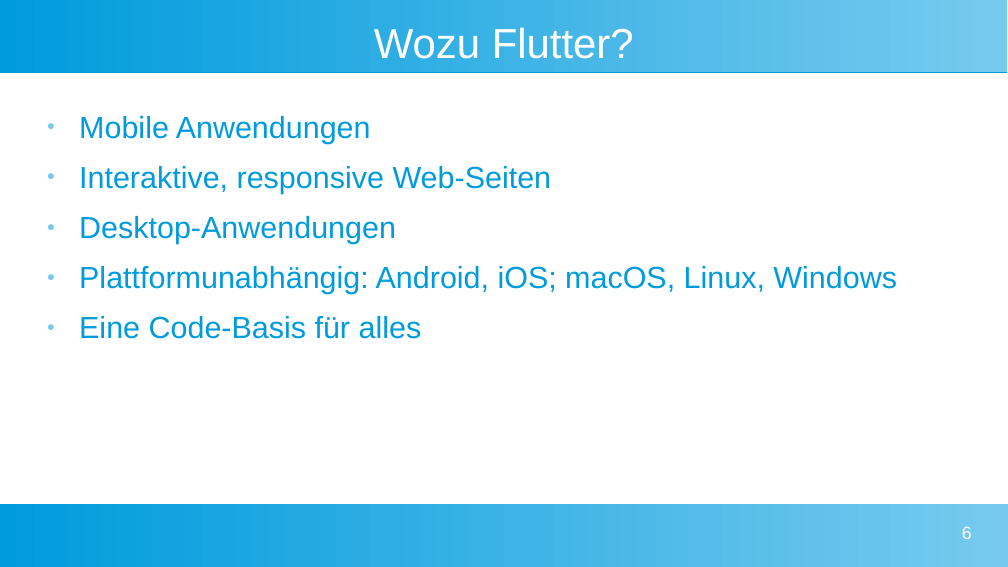
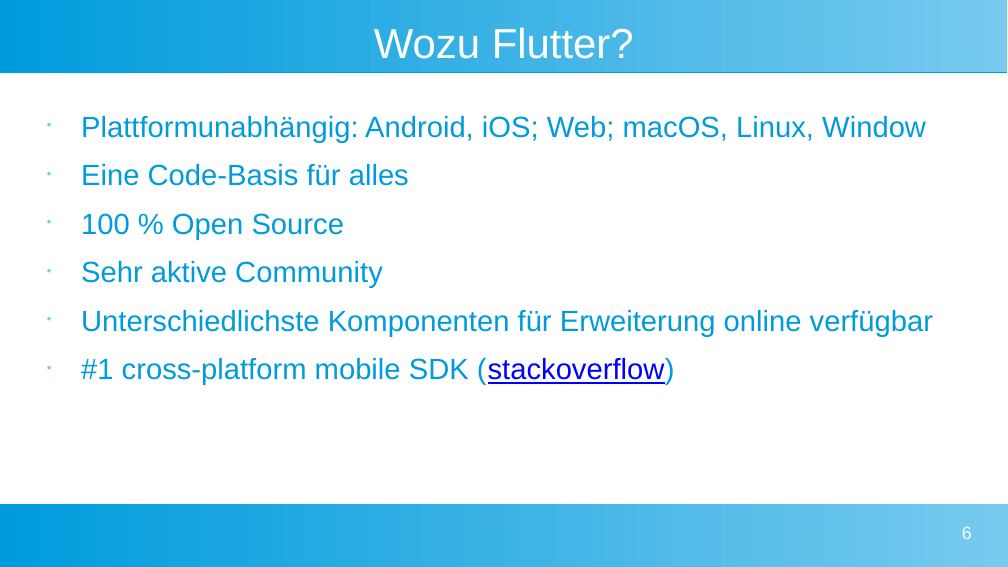
Before and after one commit to pygraz/django-flutter-example, a slide deck: slide 6 of enterPy Django meets Flutter.pptx. Drawn at 1008x567 pixels with LibreOffice and Linux fonts; fonts in the diff are those of the drawing; background and template pictures are left out. Boxes give left, top, right and bottom in pixels: in the first picture for what was removed or moved away, otherwise in the second. Text is boxed around its words. In the diff, an @@ line names an element or a change of style, - is before the commit and + after.

Commit message:
Add flutter slides and small corrections

```diff
--- a/enterPy Django meets Flutter.pptx
+++ b/enterPy Django meets Flutter.pptx
@@ text at (x1=81, y1=116, x2=926, y2=143): text changed; size 24 to 23 pt @@
-● Mobile Anwendungen
-● Interaktive, responsive Web-Seiten
-● Desktop-Anwendungen
-● Plattformunabhängig: Android, iOS; macOS, Linux, Windows
+• Plattformunabhängig: Android, iOS; Web; macOS, Linux, Window
@@ text at (x1=81, y1=164, x2=409, y2=186): size 24 to 23 pt in "Eine Code-Basis für alles"; bullet ● to • @@
@@ text at (x1=81, y1=213, x2=933, y2=385): paragraphs added @@
+• 100 % Open Source
+• Sehr aktive Community
+• Unterschiedlichste Komponenten für Erweiterung online verfügbar
+• #1 cross-platform mobile SDK (stackoverflow)
```
Also in this commit, not shown: 16 other slides changed, 3 slides added, 1 slide removed.
